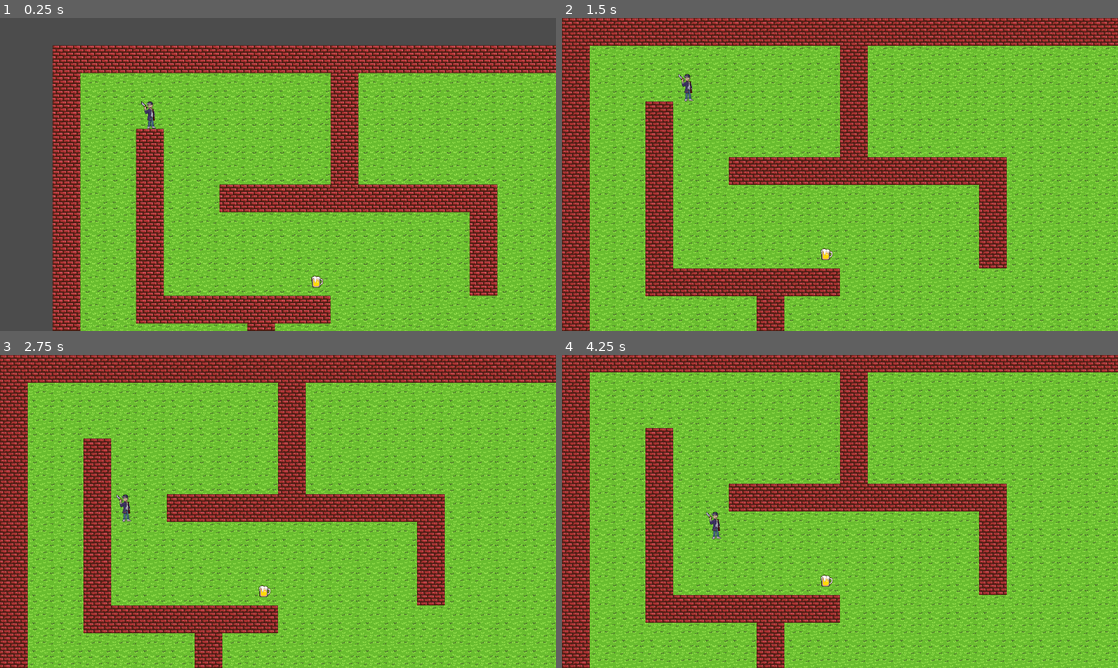
Above: before the commit, frames 1-4 (two rows, left to right).
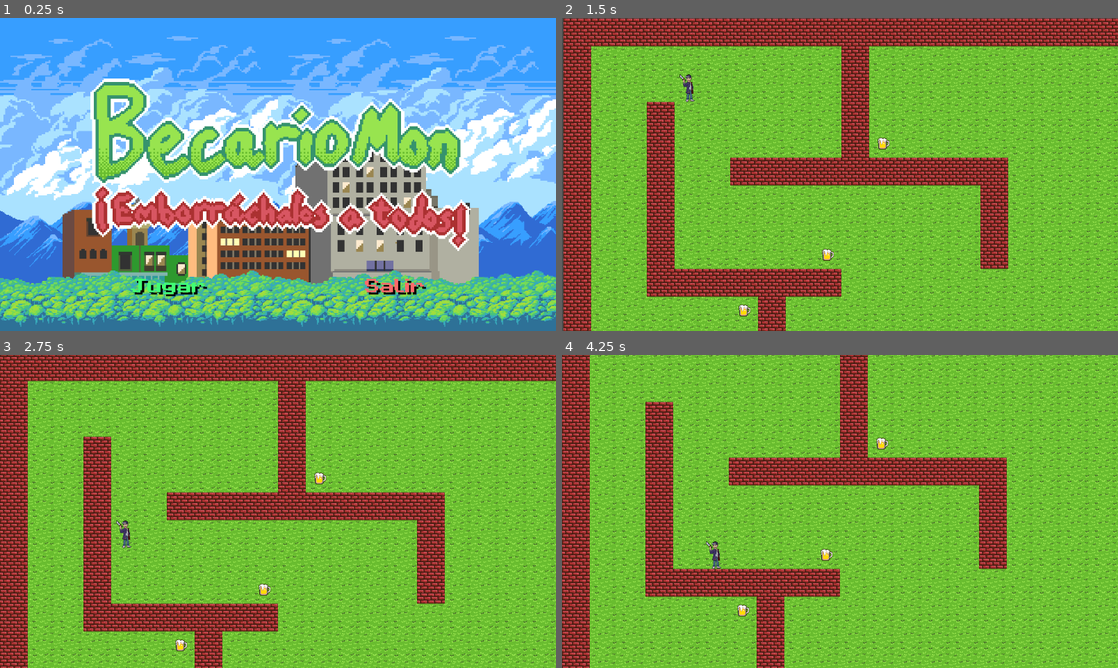
Above: after the commit, the same moments.

Repository: CarlosManuelRodr/Becariomon
Game: Godot game, scene res://Source/TitleScreen.tscn
The game is run twice, just before and just after one commit, with the same random seed, the same clock (stepped at 60 frames per second) and the same inputs. Before the commit the project starts from res://Source/Level.tscn. Sound files missing from this copy of the repository are replaced by a short silence.
Inputs (mouse positions are in pixels of both pictures, inside the frame that each line leads up to):
- Up to frame 1 (0.25 s): no input
- Up to frame 2 (1.5 s): click (728, 284) at 0.52 s; move the mouse to (962, 158) at 1.27 s; hold Right (ui_right) from 1.28 s (still down); click (962, 158) at 1.42 s
- Up to frame 3 (2.75 s): move the mouse to (166, 527) at 2.02 s; release Right (ui_right) at 2.03 s; hold Down (ui_down) from 2.03 s (still down); click (166, 527) at 2.17 s
- Up to frame 4 (4.25 s): move the mouse to (895, 442) at 2.77 s; release Down (ui_down) at 2.78 s; hold Right (ui_right) 2.78-3.53 s; click (895, 442) at 2.92 s; move the mouse to (812, 574) at 3.52 s; hold Up (ui_up) from 3.53 s (still down); click (812, 574) at 3.67 s

The runs differ from the first frame. In frame 1, 98% of the frame differs, in the area x 0-100%, y 0-100%; in frame 2, 35%; in frame 3, 46%; in frame 4, 50%.

Commit message:
Document and fix debug warnings

Diff:
--- a/Source/Level.tscn
+++ b/Source/Level.tscn
@@ -60,5 +60,11 @@
 [node name="Beer" parent="." instance=ExtResource( 4 )]
 position = Vector2( 608, 544 )
 
+[node name="Beer2" parent="." instance=ExtResource( 4 )]
+position = Vector2( 736, 288 )
+
+[node name="Beer3" parent="." instance=ExtResource( 4 )]
+position = Vector2( 416, 672 )
+
 [node name="Pathfinding" type="Node2D" parent="."]
 script = ExtResource( 5 )
--- a/Source/Pathfinding.gd
+++ b/Source/Pathfinding.gd
@@ -6,7 +6,6 @@
 	tilemap = _tilemap
 
 func walkable_neighbors(pos: Vector2):
-	var cellSize = tilemap.cell_size.x
 	var directions = [Vector2.LEFT, Vector2.DOWN, Vector2.UP, Vector2.RIGHT]
 	var neighborCoordinates = []
 	for c in directions:
@@ -20,7 +19,7 @@
 # Pathfinding logic
 func bfs(initial, final) -> Array:
 	var visited = []
-	var nodes = {initial: null}
+	var exploredNodes = {initial: null}
 	var queue = [initial]
 	while not queue.empty():
 		var node = queue.front()
@@ -32,13 +31,13 @@
 		for child in children:
 			if child in visited or child in queue:
 				continue
-			nodes[child] = node
+			exploredNodes[child] = node
 			queue.append(child)
 
 	var node = final
 	var route: Array = [node]
 	while node != null:
-		var parent = nodes[node]
+		var parent = exploredNodes[node]
 		if parent != null:
 			route.push_front(parent)
 		node = parent
--- a/Source/PlayButton.gd
+++ b/Source/PlayButton.gd
@@ -1,4 +1,6 @@
 extends Button
 
 func _on_PlayButton_button_down():
-	get_tree().change_scene("res://Source/Level.tscn")
+	var err = get_tree().change_scene("res://Source/Level.tscn")
+	if err:
+		print("Failed loading level")
--- a/Source/Player.gd
+++ b/Source/Player.gd
@@ -18,7 +18,7 @@
 		push_error("Pathfinding couldn't be loaded")
 
 	pathfinding.set_tilemap(tilemap)
-	stepSize = tilemap.cell_size.x
+	stepSize = int(tilemap.cell_size.x)
 
 func is_path_clear(newWorldPosition: Vector2) -> bool:
 	var tileID = tilemap.get_cellv(newWorldPosition / stepSize)
@@ -31,7 +31,7 @@
 	for cellPosition in route:
 		position = tilemap.map_to_world(cellPosition)
 		$Sfx.play()
-		yield(get_tree().create_timer(0.5), "timeout")
+		yield(get_tree().create_timer(0.25), "timeout")
 	isMoving = false
 
 func handle_directional_input(event):
--- a/project.godot
+++ b/project.godot
@@ -21,7 +21,7 @@
 [application]
 
 config/name="Becariomon"
-run/main_scene="res://Source/Level.tscn"
+run/main_scene="res://Source/TitleScreen.tscn"
 config/icon="res://icon.png"
 
 [display]
Not shown, added: Snippets/bfs.rnote
